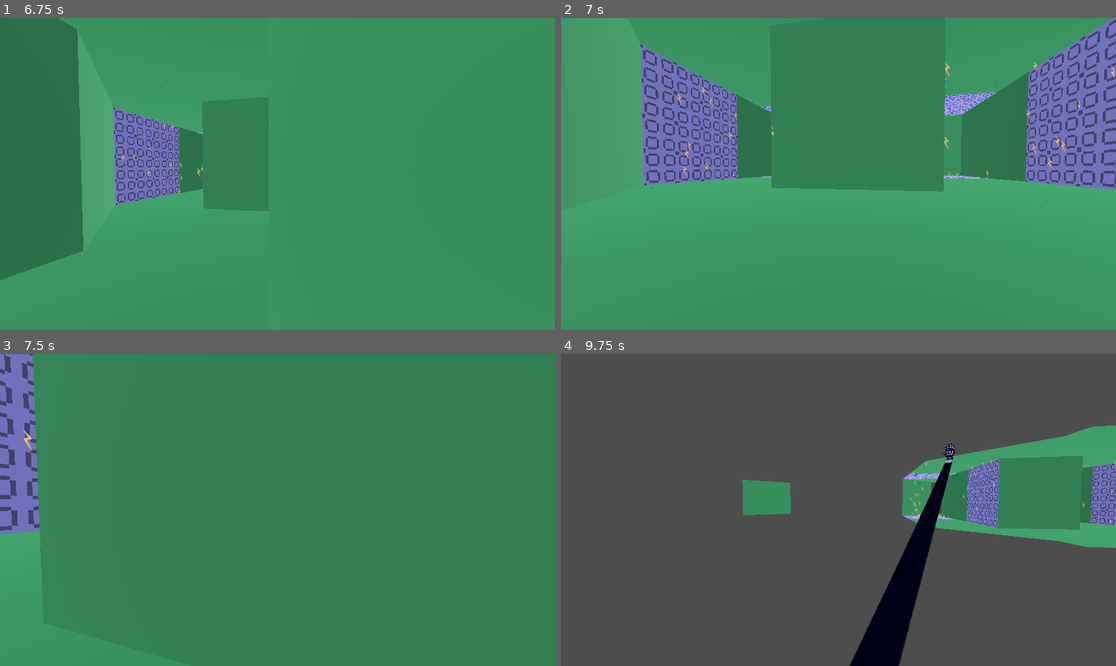
Above: before the commit, frames 1-4 (two rows, left to right).
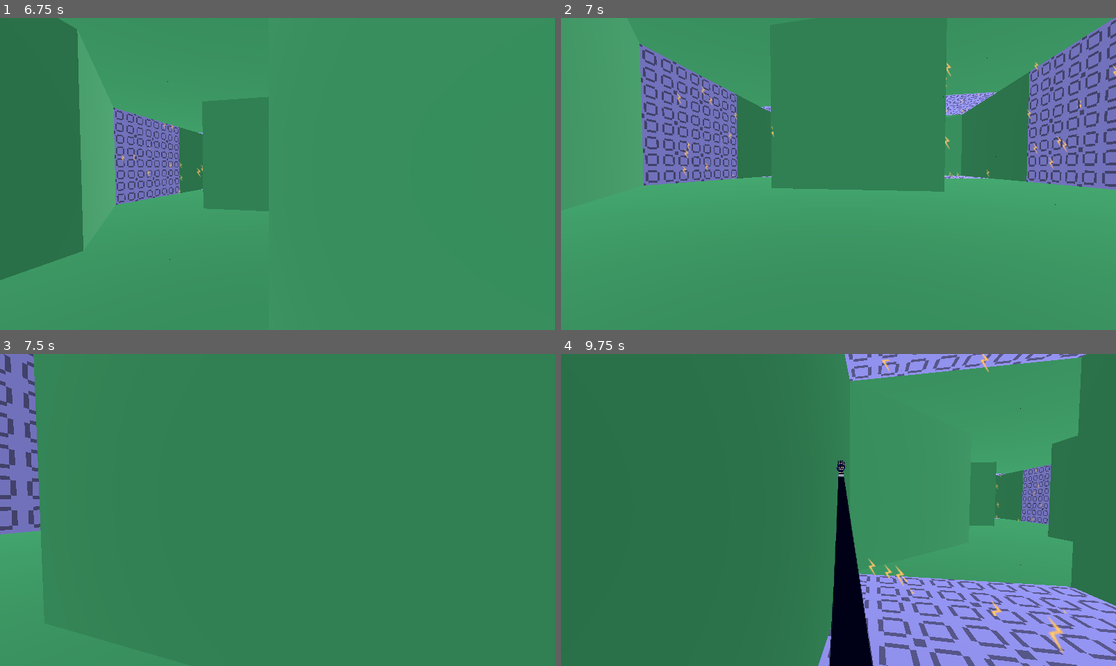
Above: after the commit, the same moments.

Repository: maeve-0/ScoreSpaceJam_08_24
Game: Godot game, scene res://assets/scenes/main_scene.tscn
Two runs of this game, one before a commit and one after it. Both use one fixed random seed, a clock stepped at 60 frames per second and the inputs below.
Inputs (mouse positions are in pixels of both pictures, inside the frame that each line leads up to):
- Up to frame 1 (6.75 s): tap Enter (ui_accept) at 0.5, 0.77, 1.52, 3.02, 3.77, 4.52, 6.02 s; move the mouse to (399, 158) at 0.52 s; hold D (right) 0.53-1.28 s; right-click (399, 158) at 0.6 s; click (399, 158) at 0.67 s; move the mouse to (249, 174) at 1.27 s; hold W (forward) 1.28-5.78 s; right-click (249, 174) at 1.35 s; move the mouse to (288, 167) at 2.02 s; right-click (288, 167) at 2.1 s; move the mouse to (271, 180) at 2.77 s; right-click (271, 180) at 2.85 s; move the mouse to (316, 177) at 3.52 s; right-click (316, 177) at 3.6 s; move the mouse to (233, 170) at 4.27 s; right-click (233, 170) at 4.35 s; move the mouse to (283, 174) at 5.02 s; right-click (283, 174) at 5.1 s; move the mouse to (255, 167) at 5.77 s; hold D (right) 5.78-6.53 s; right-click (255, 167) at 5.85 s; move the mouse to (305, 174) at 6.52 s; hold W (forward) from 6.53 s (still down); right-click (305, 174) at 6.6 s
- Up to frame 2 (7 s): keep holding W (forward); tap Enter (ui_accept) at 6.77 s
- Up to frame 3 (7.5 s): keep holding W (forward); move the mouse to (249, 510) at 7.27 s; right-click (249, 510) at 7.35 s
- Up to frame 4 (9.75 s): tap Enter (ui_accept) at 7.52, 9.02 s; move the mouse to (849, 503) at 8.02 s; right-click (849, 503) at 8.1 s; move the mouse to (832, 516) at 8.77 s; release W (forward) at 8.78 s; hold A (left) 8.78-9.53 s; right-click (832, 516) at 8.85 s; move the mouse to (877, 513) at 9.52 s; hold W (forward) from 9.53 s (still down); right-click (877, 513) at 9.6 s

Frame 1 is identical in both runs. In frame 2, 2.6% of the frame differs, in the area x 14-100%, y 0-63%; in frame 3, 0.2%; in frame 4, 95%, in the area x 0-100%, y 0-100%.

Commit message:
🤬 Lava system (#8)

Diff:
--- a/assets/materials/start_segment.tres
+++ b/assets/materials/start_segment.tres
@@ -1,6 +1,7 @@
-[gd_resource type="ShaderMaterial" load_steps=3 format=3 uid="uid://cnpxysamd43ef"]
+[gd_resource type="ShaderMaterial" load_steps=4 format=3 uid="uid://cnpxysamd43ef"]
 
 [ext_resource type="Texture2D" uid="uid://cx6cbqk4xxsda" path="res://assets/textures/test_tileset.png" id="1_i2pod"]
+[ext_resource type="Texture2D" uid="uid://bvocd48n1qjg1" path="res://assets/textures/lava.png" id="2_nshnj"]
 
 [sub_resource type="Shader" id="Shader_31xee"]
 code = "// NOTE: Shader automatically converted from Godot Engine 4.3.stable's StandardMaterial3D.
@@ -10,6 +11,7 @@
 
 uniform vec4 albedo : source_color;
 uniform sampler2D texture_albedo : source_color, filter_nearest, repeat_enable;
+uniform sampler2D texture_lava : source_color, filter_nearest, repeat_enable;
 uniform float grow : hint_range(-16.0, 16.0, 0.001);
 uniform float point_size : hint_range(0.1, 128.0, 0.1);
 
@@ -28,26 +30,92 @@
 
 uniform float player_z;
 
+const int LAVA_STATE_NONE = 0;
+const int LAVA_STATE_FLOOR = 1;
+const int LAVA_STATE_LEFT_WALL = 2;
+const int LAVA_STATE_RIGHT_WALL = 3;
+const int LAVA_STATE_CEILING = 4;
+
+uniform int lava_state;
+uniform int lava_next_state;
+uniform float lava_next_progress;
+
 void vertex() {
 	UV = UV * uv1_scale.xy + uv1_offset.xy;
 
 	// Grow: Enabled
 	VERTEX += NORMAL * grow;
+	float vertex_added = VERTEX.x + VERTEX.y + VERTEX.z;
 	if (player_z < VERTEX.z - 5.0) {
 		float vertex_added = VERTEX.x + VERTEX.y + VERTEX.z;
 		VERTEX += normalize(vec3(sin(TIME * 30.0 + vertex_added), cos(TIME * 11.0 + vertex_added), tan(TIME * 50.0 + vertex_added))) * 0.2;
+	}
+
+	bool lava_condition = (
+		(lava_state == LAVA_STATE_FLOOR && NORMAL.y > 0.4) ||
+		(lava_state == LAVA_STATE_LEFT_WALL && NORMAL.x > 0.4) ||
+		(lava_state == LAVA_STATE_RIGHT_WALL && NORMAL.x < -0.4) ||
+		(lava_state == LAVA_STATE_CEILING && NORMAL.y < -0.4)
+	);
+
+	if (lava_condition) {
+		vec4 vert = MODEL_MATRIX * vec4(VERTEX, 1.0);
+		vec3 displacement_axis;
+		switch (lava_state) {
+			case LAVA_STATE_FLOOR:
+				displacement_axis = vec3(0.0, 1.0, 0.0);
+				break;
+			case LAVA_STATE_LEFT_WALL:
+				displacement_axis = vec3(1.0, 0.0, 0.0);
+				break;
+			case LAVA_STATE_CEILING:
+				displacement_axis = vec3(0.0, -1.0, 0.0);
+				break;
+			case LAVA_STATE_RIGHT_WALL:
+				displacement_axis = vec3(-1.0, 0.0, 0.0);
+				break;
+		}
+		VERTEX += (sin(TIME + vert.x + vert.y) * 0.1 + 0.1) * displacement_axis;
 	}
 }
 
 void fragment() {
 	vec2 base_uv = UV;
 
-	vec4 albedo_tex = texture(texture_albedo, base_uv);
-	if (UV.x > 0.25) {
-		ALBEDO = vec3(0.6, 0.6, 1.0) * albedo_tex.rgb;
+	vec4 albedo_tex;
+	vec3 normal = (INV_VIEW_MATRIX * vec4(NORMAL.xyz, 0.0)).xyz;
+
+	bool lava_condition = (
+		(lava_state == LAVA_STATE_FLOOR && normal.y > 0.4) ||
+		(lava_state == LAVA_STATE_LEFT_WALL && normal.x > 0.4) ||
+		(lava_state == LAVA_STATE_RIGHT_WALL && normal.x < -0.4) ||
+		(lava_state == LAVA_STATE_CEILING && normal.y < -0.4)
+	);
+
+	bool lava_next_condition = (
+		(lava_next_state == LAVA_STATE_FLOOR && normal.y > 0.4) ||
+		(lava_next_state == LAVA_STATE_LEFT_WALL && normal.x > 0.4) ||
+		(lava_next_state == LAVA_STATE_RIGHT_WALL && normal.x < -0.4) ||
+		(lava_next_state == LAVA_STATE_CEILING && normal.y < -0.4)
+	);
+
+	if (lava_condition) {
+		ALBEDO = texture(texture_lava, base_uv).rgb;
 	}
 	else {
-		ALBEDO = albedo.rgb * albedo_tex.rgb;
+		albedo_tex = texture(texture_albedo, base_uv);
+		if (UV.x > 0.25) {
+			ALBEDO = vec3(0.6, 0.6, 1.0) * albedo_tex.rgb;
+		}
+		else {
+			ALBEDO = albedo.rgb * albedo_tex.rgb;
+		}
+	}
+
+	if (!lava_condition && lava_next_condition) {
+		EMISSION.r = 0.5 + lava_next_progress * 0.5;
+		EMISSION.g = lava_next_progress * 0.7;
+		EMISSION.b = lava_next_progress * 0.7;
 	}
 
 	float metallic_tex = dot(texture(texture_metallic, base_uv), metallic_texture_channel);
@@ -75,4 +143,8 @@
 shader_parameter/uv2_scale = Vector3(1, 1, 1)
 shader_parameter/uv2_offset = Vector3(0, 0, 0)
 shader_parameter/player_z = null
+shader_parameter/lava_state = null
+shader_parameter/lava_next_state = null
+shader_parameter/lava_next_progress = null
 shader_parameter/texture_albedo = ExtResource("1_i2pod")
+shader_parameter/texture_lava = ExtResource("2_nshnj")
--- /dev/null
+++ b/assets/scripts/autoloads/lava_control.gd
@@ -0,0 +1,46 @@
+extends Node
+
+
+enum State {
+	NONE = 0,
+	FLOOR = 1,
+	LEFT_WALL = 2,
+	RIGHT_WALL = 3,
+	CEILING = 4,
+}
+
+
+var state := State.NONE
+var next_state := State.NONE
+
+
+var next_state_progress := 0.0
+
+var randomization_state := 0
+
+
+func randomize_state():
+	var next_state_array = [
+		#State.NONE,
+		#State.NONE,
+		State.NONE,
+		State.FLOOR,
+		State.LEFT_WALL,
+		State.RIGHT_WALL,
+		State.CEILING,
+	]
+	next_state = next_state_array[randi() % len(next_state_array)]
+
+
+func _physics_process(delta: float) -> void:
+	next_state_progress += delta * 0.25
+	if randomization_state == 0:
+		if next_state_progress >= 1.0:
+			state = next_state
+			next_state = State.NONE
+			randomization_state = 1
+	elif randomization_state == 1:
+		if next_state_progress >= 2.5:
+			randomize_state()
+			next_state_progress = 0
+			randomization_state = 0
--- a/assets/scripts/grabable.gd
+++ b/assets/scripts/grabable.gd
@@ -1,5 +1,8 @@
 class_name Grabbable
 extends Area3D
+
+
+const _45_DEGREES = deg_to_rad(45.0)
 
 
 @onready var collision_shape := get_node('collision_shape') as CollisionShape3D
@@ -17,3 +20,21 @@
 	(collision_shape.shape as BoxShape3D).size = Vector3(size.x, 0.2, size.y)
 	particle_emitter.emission_box_extents = Vector3(size.x, 0.0, size.y) / 2.0
 	particle_emitter.amount = size.x * size.y
+
+
+func _physics_process(delta: float) -> void:
+	if LavaControl.state == LavaControl.State.NONE:
+		collision_shape.disabled = false
+		particle_emitter.emitting = true
+		return
+
+	var lava_normal: Vector3 = {
+		LavaControl.State.FLOOR: Vector3.UP,
+		LavaControl.State.LEFT_WALL: Vector3.RIGHT,
+		LavaControl.State.RIGHT_WALL: Vector3.LEFT,
+		LavaControl.State.CEILING: Vector3.DOWN,
+	}[LavaControl.state]
+
+	var disabled := lava_normal.angle_to(global_transform.basis.y) < _45_DEGREES
+	collision_shape.disabled = disabled
+	particle_emitter.emitting = not disabled
--- a/assets/scripts/segment.gd
+++ b/assets/scripts/segment.gd
@@ -5,7 +5,7 @@
 var material: ShaderMaterial
 var player: Player
 
-@export var life_time := 4.0
+@export var life_time := 30.0
 
 var grow_amount := 0.0
 
@@ -22,11 +22,15 @@
 	(get_node('mesh_instance') as MeshInstance3D).set_surface_override_material(0, material)
 	grow_amount = -30.0
 	material.set_shader_parameter('albedo', colors[randi() % len(colors)])
+	material.set_shader_parameter('grow', grow_amount)
 
 
 func _physics_process(delta: float) -> void:
 	life_time -= delta
 	material.set_shader_parameter('grow', grow_amount)
+	material.set_shader_parameter('lava_state', LavaControl.state)
+	material.set_shader_parameter('lava_next_state', LavaControl.next_state)
+	material.set_shader_parameter('lava_next_progress', LavaControl.next_state_progress)
 	if player:
 		material.set_shader_parameter('player_z', player.global_position.z - global_position.z)
 	if life_time <= 0.0:
--- a/project.godot
+++ b/project.godot
@@ -18,6 +18,7 @@
 [autoload]
 
 CaptureMouse="*res://assets/scripts/autoloads/capture_mouse.gd"
+LavaControl="*res://assets/scripts/autoloads/lava_control.gd"
 
 [editor]
 
Binary file added: assets/textures/lava.png
Not shown, added: assets/textures/lava.png.import
